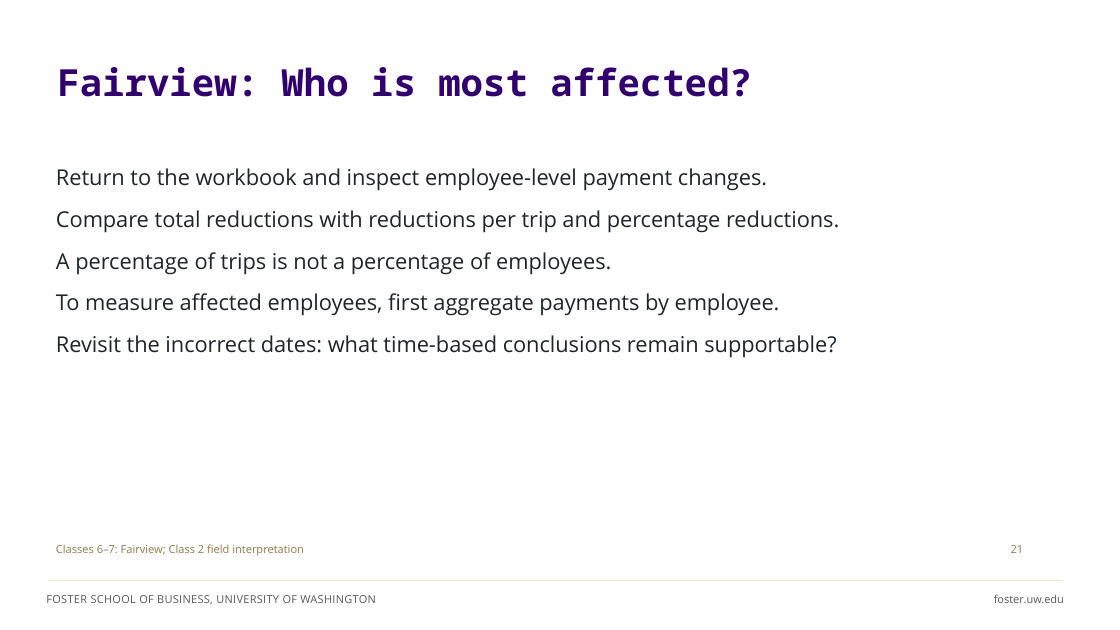
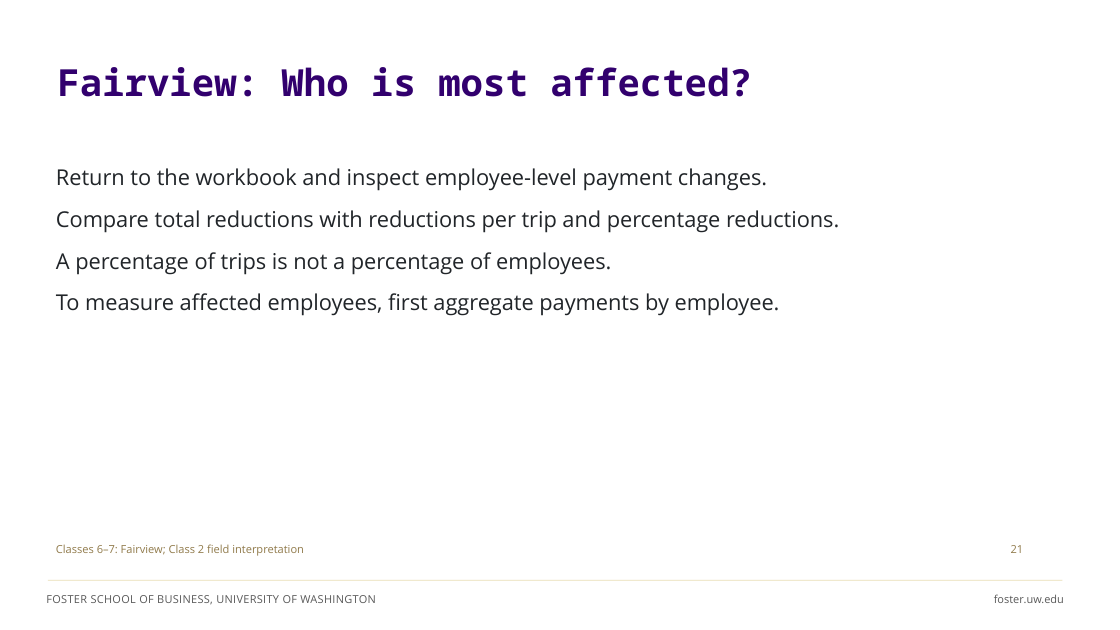
Before and after one commit to ashercurtis/slides.io, a slide deck: slide 22 of ACCTG320/ACCTG320Class07_2026.pptx (slide 28 before the commit). Drawn at 1120x630 pixels with LibreOffice and Linux fonts; fonts in the diff are those of the drawing. Boxes give left, top, right and bottom in pixels: in the first picture for what was removed or moved away, otherwise in the second. Text is boxed around its words. In the diff, an @@ line names an element or a change of style, - is before the commit and + after.

```diff
--- a/ACCTG320/ACCTG320Class07_2026.pptx
+++ b/ACCTG320/ACCTG320Class07_2026.pptx
@@ text at box(56, 335, 836, 358): paragraph removed @@
-Revisit the incorrect dates: what time-based conclusions remain supportable?
```
Also in this commit, not shown: 11 other slides changed, 3 slides added, 9 slides removed.
